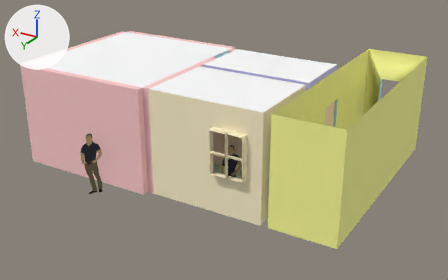
One commit to the COLLADA model assets/first_apartment_bad.dae: the scene before it, then after it.
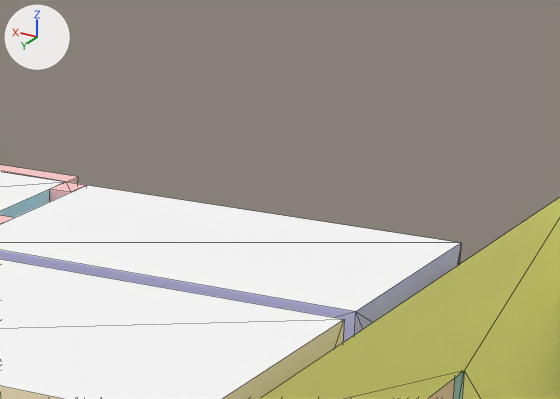
The first picture shows the older version from a 50 mm lens placed at (-10.77, 15.04, 8.03), pointed at (-2.03, 0.47, 0.75). The close-ups show both versions on the part from 48% to 81% of the width and 0% to 38% of the height of that picture; other places that the commit changed are outside them. The axes (+X, +Y, +Z) are drawn at upper left. The lights are the same throughout. The close-ups show mesh edges as thin lines. Where no turn or scale is listed for an object, it has been applied to the vertices.

The older version as bpy lines, for what is in view:
```python
me_group_4 = bpy.data.meshes.new('group_4')
me_group_4.from_pydata(...)  # 20 vertices, 32 faces; spans x 2.51..6.92, y 3.69..8.22, z 0.0..3.0
# faces by material slot: [24, 6, 2]
me_group_4.materials.append(mat_color_h01)  # cyan #ccffff
me_group_4.materials.append(mat_color_f01)  # green #e5ffcc
me_group_4.materials.append(mat_material)  # white #ffffff
me_group_6 = bpy.data.meshes.new('group_6')
me_group_6.from_pydata(...)  # 16 vertices, 24 faces; spans x 0.0..3.28, y 0.0..2.36, z 0.0..3.0
# faces by material slot: [18, 4, 2]
me_group_6.materials.append(mat_color_d01)  # beige #fff2cc
me_group_6.materials.append(mat_color_f01)  # green #e5ffcc
me_group_6.materials.append(mat_material)  # white #ffffff
me_wall_003 = bpy.data.meshes.new('wall.003')
me_wall_003.from_pydata([(4.21, 0.2, 0.0), (0.0, 0.0, 0.0), (0.0, 0.2, 0.0), (4.21, 0.0, 0.0), (0.0, 0.2, 3.0), (0.0, 0.0, 3.0), (4.21, 0.0, 3.0), (4.21, 0.2, 3.0)], [], [(0, 1, 2), (1, 0, 3), (4, 1, 5), (1, 4, 2), (0, 6, 3), (6, 0, 7), (6, 1, 3), (1, 6, 5), (6, 4, 5), (4, 6, 7)])
me_wall_003.materials.append(mat_color_a01)  # pink #ffcccc
ob_group_4 = bpy.data.objects.new('group_4', me_group_4)
ob_group_4.location = (-3.925, -5.072, 0.0)
ob_group_6 = bpy.data.objects.new('group_6', me_group_6)
ob_group_6.location = (-4.691, 0.787, 0.0)
ob_wall_003 = bpy.data.objects.new('wall.003', me_wall_003)
ob_wall_003.location = (-1.211, -1.58, 0.0)
# also in view: 'group_0' at (-3.15, -0.3, 1.5); 'group_7' at (-5.8, -0.3, 1.5)
```
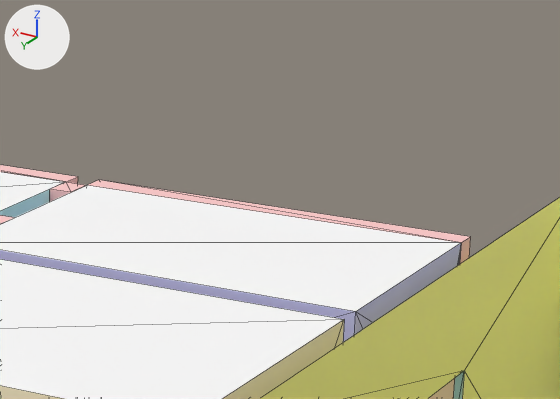
Changed parts and their boxes [x1, y1, x2, y2] in the close-ups (560 x 399 px):
'wall.005', added (pink): after [88, 180, 471, 264]

The change, as a diff of the scene's bpy script:
```diff
--- a/assets/first_apartment_bad.dae.py
+++ b/assets/first_apartment_bad.dae.py
@@ me_wall_005 @@
+me_wall_005.from_pydata([(4.21, 0.2, 0.0), (0.93, 0.0, 0.0), (0.93, 0.2, 0.0), (4.21, 0.0, 0.0), (0.93, 0.2, 3.0), (0.93, 0.0, 3.0), (4.21, 0.0, 3.0), (4.21, 0.2, 3.0)], [], [(0, 1, 2), (1, 0, 3), (4, 1, 5), (1, 4, 2), (0, 6, 3), (6, 0, 7), (6, 1, 3), (1, 6, 5), (6, 4, 5), (4, 6, 7)])
+me_wall_005.materials.append(mat_color_a01)  # pink #ffcccc
@@ ob_wall_005 @@
+ob_wall_005 = bpy.data.objects.new('wall.005', me_wall_005)
+ob_wall_005.location = (-5.621, -1.58, 0.0)
```
